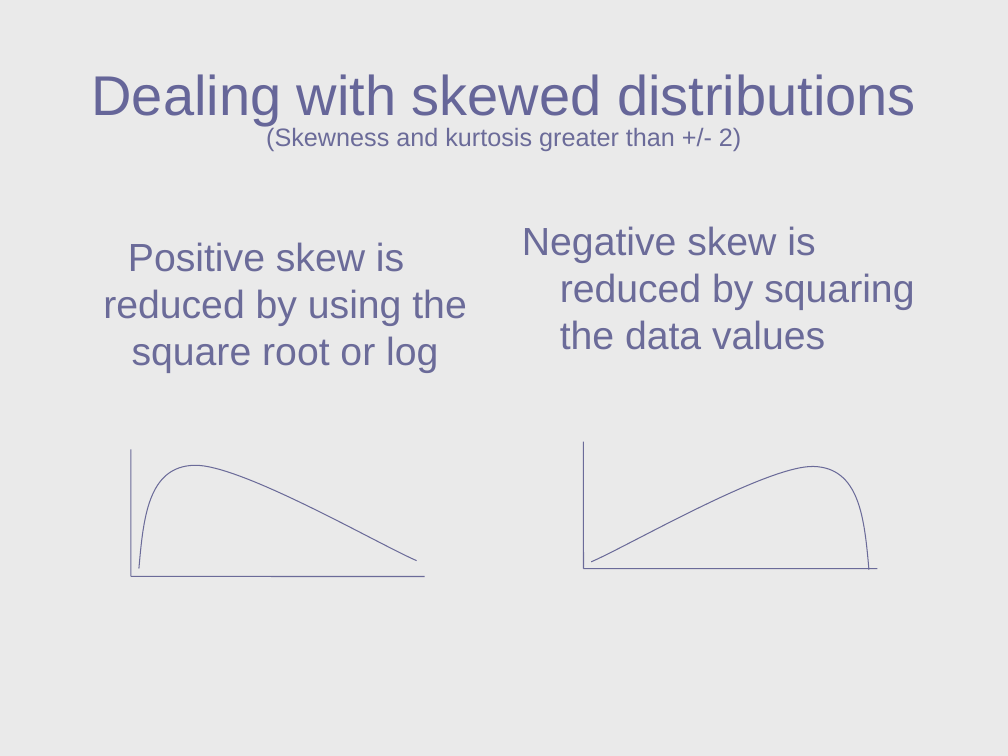
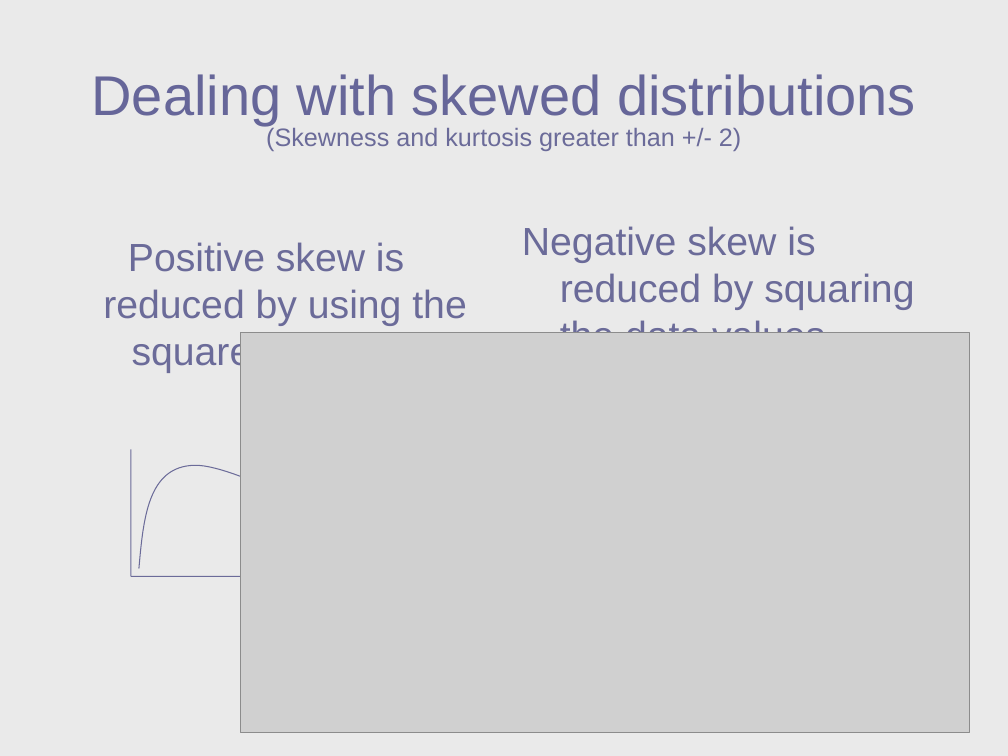
Before and after one commit to sreekanthvk/Data-Science-for-Business-Decisions, a slide deck: slide 33 of Reading Materials/EDA/Exploratory Data Analysis.ppt. Drawn at 1008x756 pixels with LibreOffice and Linux fonts; fonts in the diff are those of the drawing; grey boxes stand for pictures. Boxes give left, top, right and bottom in pixels: in the first picture for what was removed or moved away, otherwise in the second. Text is boxed around its words. In the diff, an @@ line names an element or a change of style, - is before the commit and + after.

```diff
--- a/Reading Materials/EDA/Exploratory Data Analysis.ppt
+++ b/Reading Materials/EDA/Exploratory Data Analysis.ppt
@@ picture added at (241, 333, 969, 733) @@
@@ line removed from (584, 442) to (584, 569) @@
@@ freeform shape removed at (592, 466, 870, 571) @@
@@ line removed from (584, 569) to (877, 569) @@
```
Also in this commit, not shown: 4 other slides changed, 8 slides added, 2 other files.
